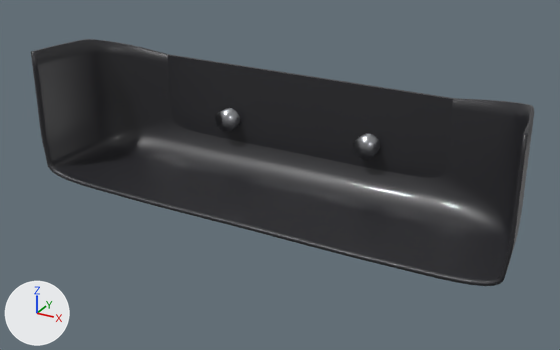
The glTF model car-model/out/RearBumper_Stock.glb, before and after one commit.
The view is the same before and after, from a camera (50 mm lens) standing at (1.35, -0.46, 1.53) and looking at (0.02, 1.95, 0.33). The axes (+X, +Y, +Z) are drawn at lower left. The lights are the same throughout. The first picture is the older version. Where no turn or scale is listed for an object, it has been applied to the vertices. Vertices at exactly the same position are counted once.

Names of what the first picture shows: 'RearBumper_Stock'.
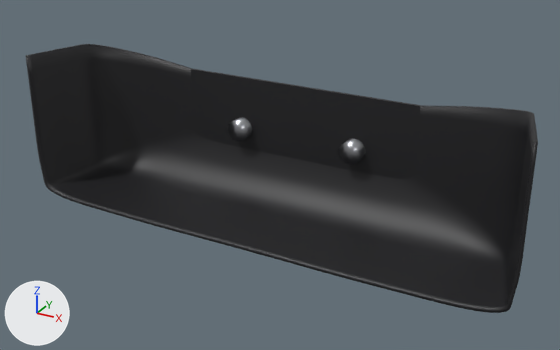
Changed parts and their boxes [x1, y1, x2, y2] in the pictures (560 x 350 px; the box of a moved part takes in the faces that stretch with it):
'RearBumper_Stock', reshaped (9% taller): before [31, 39, 534, 286]; after [25, 44, 538, 313]
part 1 of me_rearbumper_stock, moved or reshaped: before [215, 108, 240, 132]; after [228, 118, 252, 142]
part 2 of me_rearbumper_stock, moved or reshaped: before [353, 133, 380, 160]; after [339, 139, 365, 165]
part 3 of me_rearbumper_stock, moved or reshaped: before [31, 39, 534, 286]; after [25, 44, 538, 313]

What the commit changed:
me_rearbumper_stock is used by ob_rearbumper_stock; location (0.0, 0.0, 0.0).
me_rearbumper_stock had 2698 vertices, 5372 faces and spanned x -0.97..0.97, y 1.7..2.27, z 0.2..0.74.
me_rearbumper_stock now has 2698 vertices, 5372 faces and spans x -1.0..1.0, y 1.7..2.27, z 0.11..0.72.
me_rearbumper_stock part 1: the loose piece of 40 vertices spanning x -0.36..-0.27, y 2.08..2.26, z 0.4..0.49 is moved by (0.06, 0.0, -0.03).
me_rearbumper_stock part 2: the loose piece of 40 vertices spanning x 0.27..0.36, y 2.08..2.26, z 0.4..0.49 is moved by (-0.06, 0.0, -0.03).
me_rearbumper_stock part 3: 2530 of 2698 vertices moved; they spanned x -0.97..0.97, y 1.7..2.14, z 0.2..0.74 and now span x -1.0..1.0, y 1.7..2.14, z 0.11..0.72; mean shift (0.0, 0.0, -0.07); largest move (0.62, 2.14, 0.67) -> (0.5, 2.14, 0.63).
Other edits to the shape of me_rearbumper_stock do not show in these pictures.
